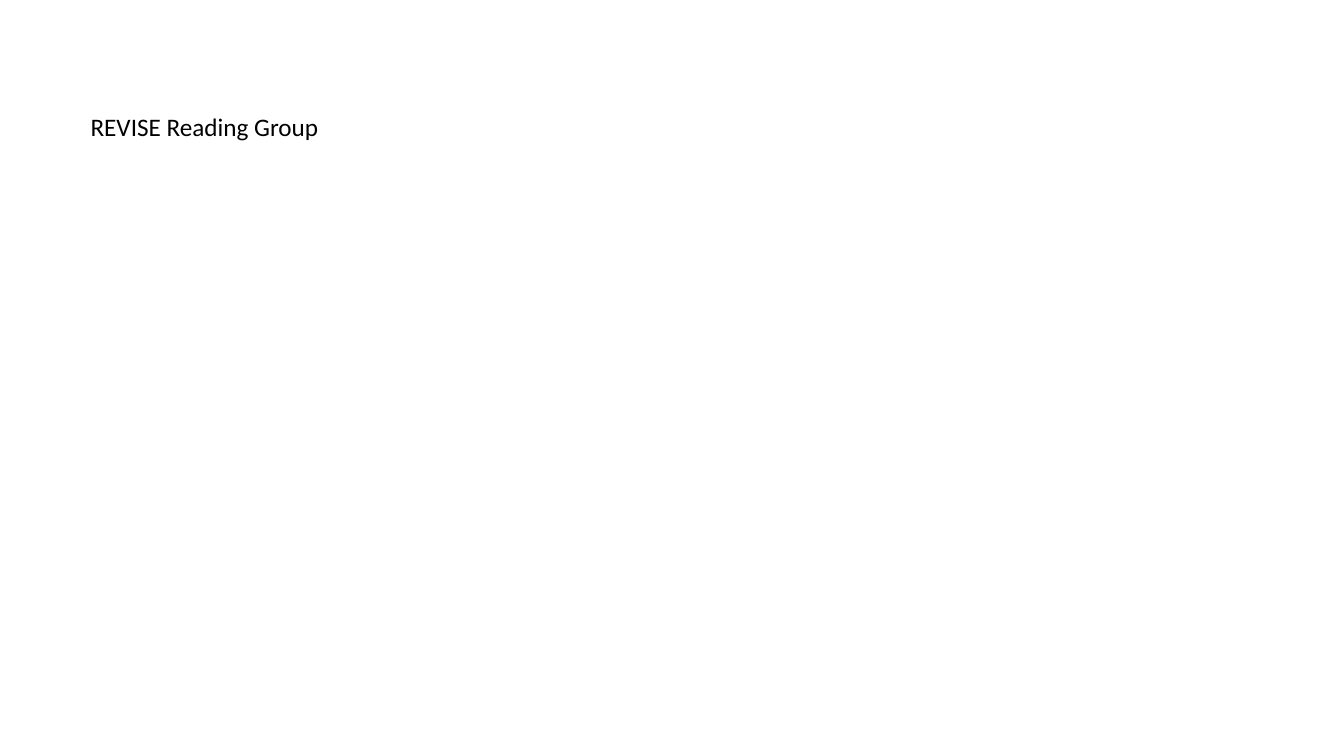
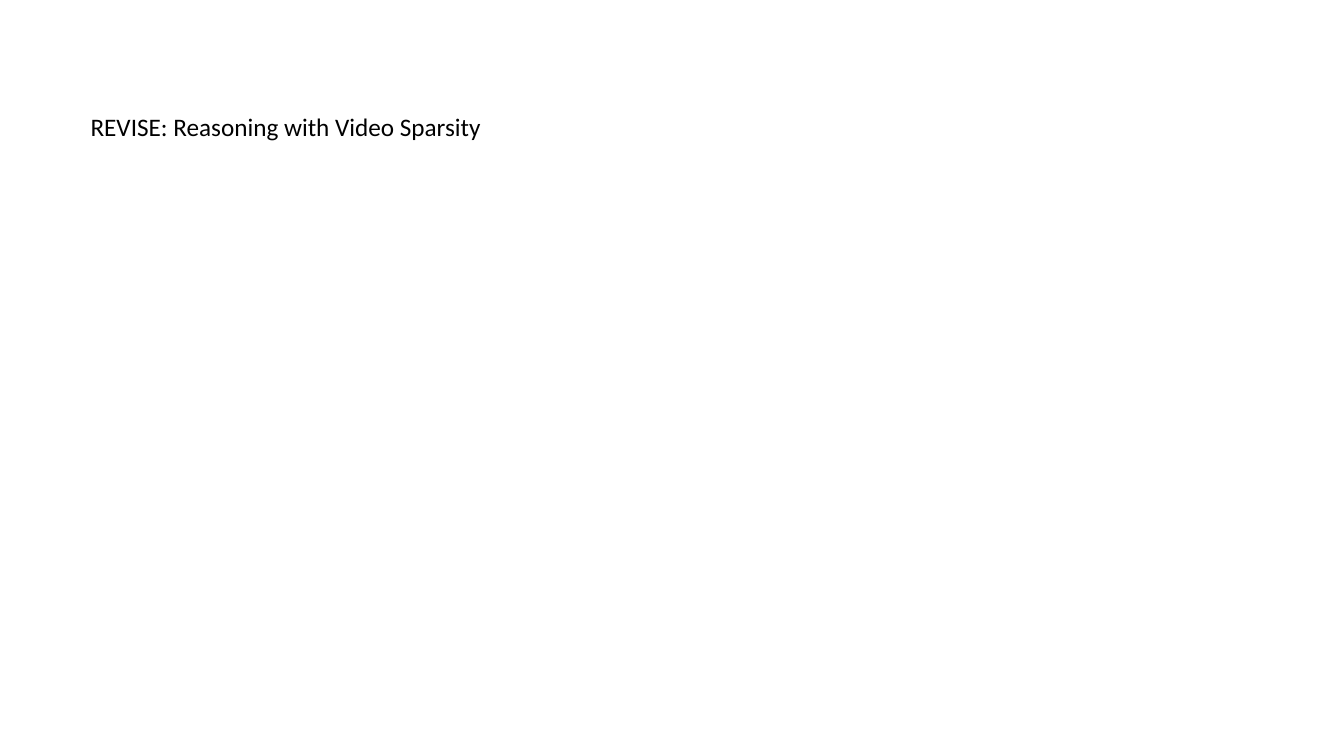
Before and after one commit to Chenwei-1999/Sparse_Video_Understanding, a slide deck: slide 1 of presentations/revise_reading_group/output/revise_reading_group.pptx. Drawn at 1344x756 pixels with LibreOffice and Linux fonts; fonts in the diff are those of the drawing. Boxes give left, top, right and bottom in pixels: in the first picture for what was removed or moved away, otherwise in the second. Text is boxed around its words. In the diff, an @@ line names an element or a change of style, - is before the commit and + after.

```diff
--- a/presentations/revise_reading_group/output/revise_reading_group.pptx
+++ b/presentations/revise_reading_group/output/revise_reading_group.pptx
@@ text at (x1=91, y1=118, x2=481, y2=141): text changed @@
-REVISE Reading Group
+REVISE: Reasoning with Video Sparsity
```
Also in this commit, not shown: 1 slide added, 1 slide removed, 1 other file.
